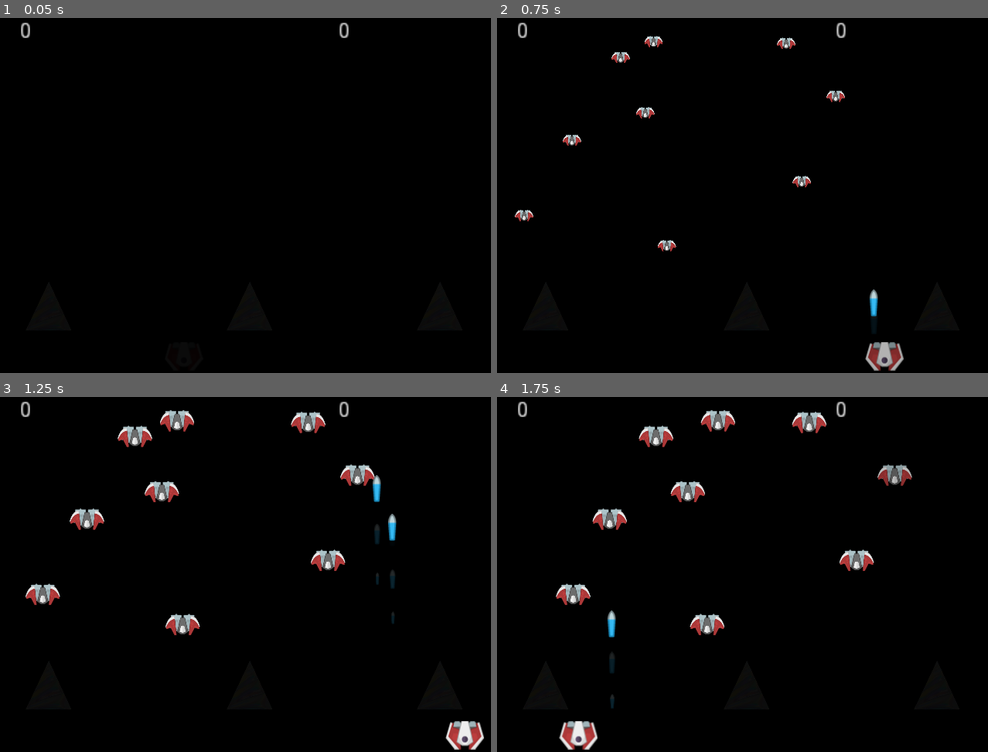
Above: before the commit, frames 1-4 (two rows, left to right).
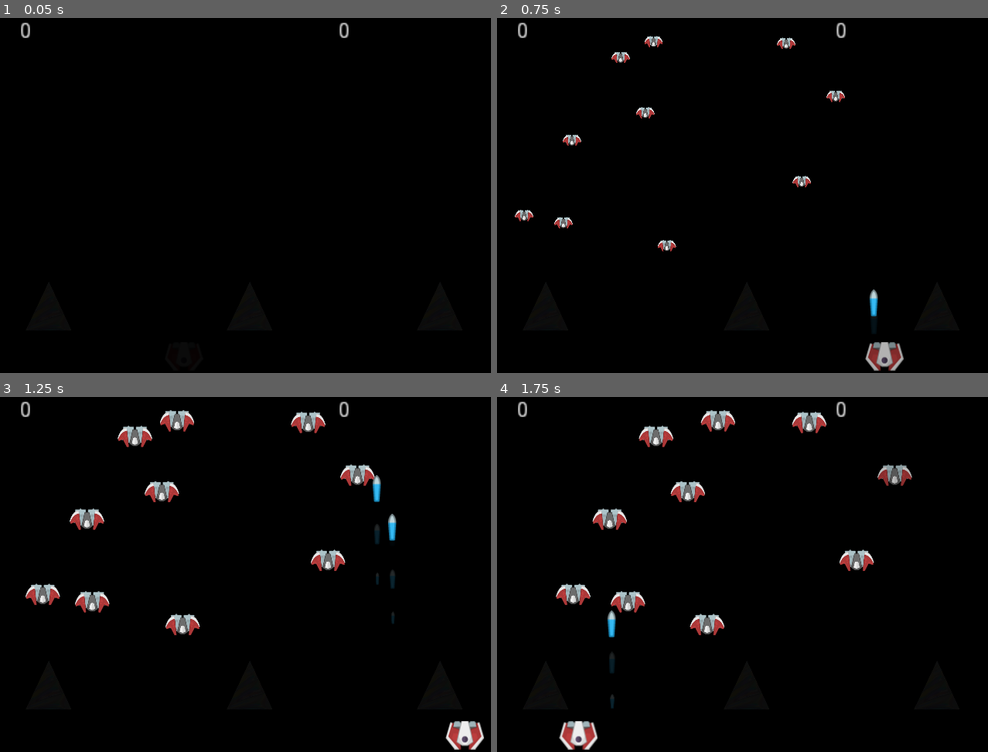
Above: after the commit, the same moments.

Repository: danboid/VGAces
Game: Godot game, scene res://Main.tscn
Same seed, same stepped clock (60 frames per second), same inputs: the game is played once before the commit and once after it.
Inputs (mouse positions are in pixels of both pictures, inside the frame that each line leads up to):
- Up to frame 1 (0.05 s): no input
- Up to frame 2 (0.75 s): move the mouse to (855, 167) at 0.52 s; hold Right (ui_right) from 0.53 s (still down); click (855, 167) at 0.67 s
- Up to frame 3 (1.25 s): keep holding Right (ui_right); tap Space (ui_select) at 0.77 s
- Up to frame 4 (1.75 s): move the mouse to (644, 585) at 1.27 s; release Right (ui_right) at 1.28 s; hold Left (ui_left) from 1.28 s (still down); tap Space (ui_select) at 1.52 s

Frame 1 is identical in both runs. In frame 2, less than 0.1% of the frame differs, in the area x 11-16%, y 55-60%; in frame 3, 0.3%; in frame 4, 0.3%, in the area x 23-31%, y 54-61%.

Commit message:
Tweak velon spawning

Diff:
--- a/Main.gd
+++ b/Main.gd
@@ -63,9 +63,10 @@
 			pmissarray.remove(missid)
 		missid = missid + 1
 
-	if veloncount < 4:
-		veloncount = rand_range(4, 11)
-		spawn_velons(veloncount)
+	if veloncount < 5:
+		var newvelons = rand_range(5, 12)
+		spawn_velons(newvelons)
+		veloncount += newvelons
 
 	if widehorns == 0:
 		spawn_widehorns()
